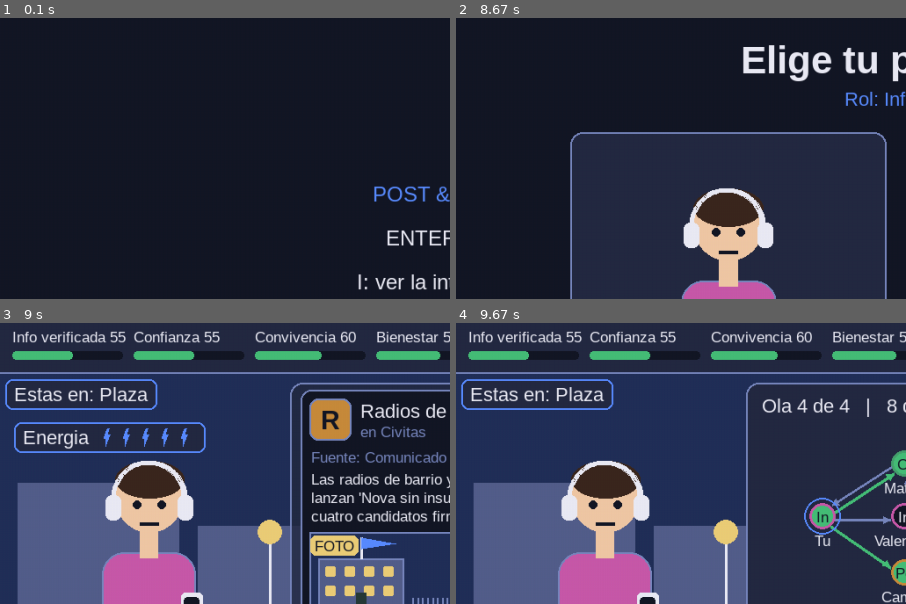
Above: before the commit, frames 1-4 (two rows, left to right).
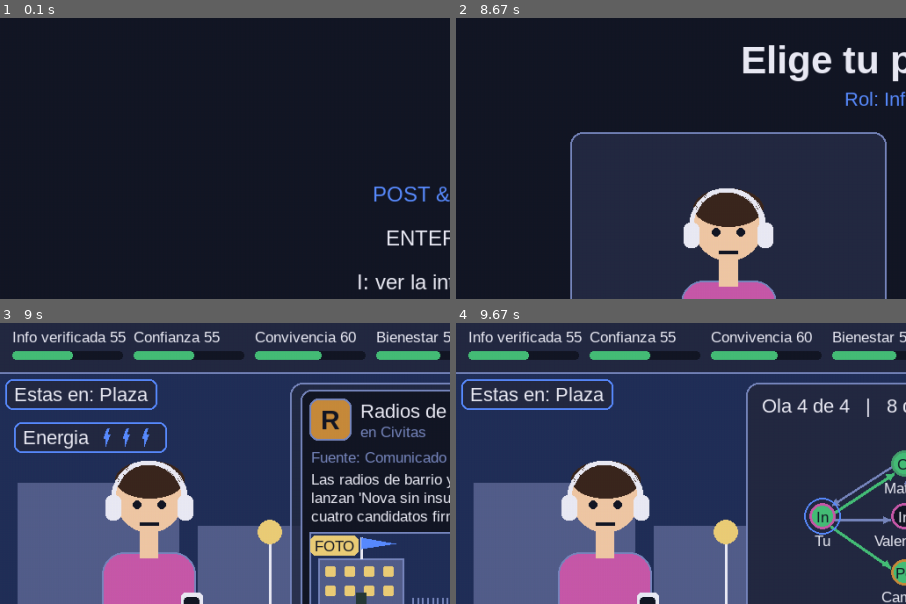
Above: after the commit, the same moments.

Repository: Jsvarela/POST-TRUTH
Game: pygame game, started from src/main.py
Same seed, same stepped clock (60 frames per second), same inputs: the game is played once before the commit and once after it.
Inputs (mouse positions are % of the whole screen's width and height, from its top left):
- Up to frame 1 (0.1 s): no input
- Up to frame 2 (8.67 s): tap Enter at 0.33 s; hold D 0.67-1.13 s; move the mouse to (82, 47) at 0.7 s; hold W 1.17-1.47 s; hold D 1.5-1.97 s; hold A 2-2.53 s; hold S 2.57-2.87 s; hold W 3.33-3.7 s; click (62, 59) at 3.78 s; hold S 4.73-5.1 s; move the mouse to (26, 30) at 4.77 s; hold A 5.13-5.6 s; move the mouse to (45, 76) at 5.17 s; hold D 5.63-6.1 s; move the mouse to (50, 62) at 5.67 s; hold W 6.13-6.43 s; move the mouse to (88, 88) at 6.17 s; hold A 6.97-7.5 s; move the mouse to (70, 42) at 7 s; hold S 7.53-7.83 s; move the mouse to (85, 76) at 7.57 s; hold A 7.87-8.27 s; move the mouse to (81, 48) at 7.9 s; click "3. Influencer" at 8.35 s
- Up to frame 3 (9 s): click "1. Hombre" at 8.68 s
- Up to frame 4 (9.67 s): click "1. Apoyar el pacto" at 9.02 s; click "Saltar animacion (Enter)" at 9.35 s
The pictures show only the part of the screen within x 0-50%, y 0-50%; the shares and areas given below are measured in that part.

Frames 1-2 are identical in both runs. In frame 3, 0.3% of the frame differs, in the area x 35-46%, y 35-47%; in frame 4, nothing differs.

Commit message:
Balance: energia 3, verificar a ciegas rinde 15%, reporte con pruebas parciales 30%, tope de desinformacion 24
Valores elegidos con tools/balance.py (300 partidas por politica): ignorar y compartir pierden,
verificar a ciegas queda en medio (~50%) e investigar con criterio gana ~85-90%. Los mensajes de
respaldo leen los porcentajes de FUERZA_VERIFICAR.

Diff:
--- a/src/post_truth/models/pistas.py
+++ b/src/post_truth/models/pistas.py
@@ -28,7 +28,7 @@
 from enum import Enum
 from typing import Iterable
 
-ENERGIA_POR_NOTICIA = 5     # puntos que se recargan al abrir cada publicacion: sirven para revisar la tarjeta Y para viajar
+ENERGIA_POR_NOTICIA = 3     # puntos que se recargan al abrir cada publicacion: sirven para revisar la tarjeta Y para viajar
 COSTO_MIN, COSTO_MAX = 1, 3
 
 
--- a/src/post_truth/structures/grafo_social.py
+++ b/src/post_truth/structures/grafo_social.py
@@ -40,7 +40,7 @@
 # Efecto de una propagacion segun cuantas personas alcanza (n): cada efecto es COEFICIENTE * n con un TOPE,
 # para que una sola publicacion no decida la partida. Son las perillas de balance (ver tools/balance.py).
 # Falsa: desinformacion, conflictos, confianza perdida y puntaje perdido -> (coeficiente, tope)
-PROPAGACION_FALSA = {"desinformacion": (1.5, 12), "conflictos": (0.8, 8), "confianza": (0.7, 8), "puntaje": (1.0, 10)}
+PROPAGACION_FALSA = {"desinformacion": (3.5, 24), "conflictos": (0.8, 8), "confianza": (0.7, 8), "puntaje": (1.0, 10)}
 # Verdadera: informacion verificada, confianza, convivencia y puntaje ganados -> (coeficiente, tope)
 PROPAGACION_VERDADERA = {"verificada": (1.2, 10), "confianza": (0.5, 6), "convivencia": (0.3, 4), "puntaje": (1.0, 10)}
 
--- a/src/post_truth/structures/propagacion.py
+++ b/src/post_truth/structures/propagacion.py
@@ -17,8 +17,8 @@
     nivel 0 = nada, 1 = solo pistas de la tarjeta, 2 = evidencia de campo (del mapa de la ciudad).
 
                  Verificar (efecto sobre beneficios y friccion)      Reportar
-    nivel 0      50%                                                 rechazado: no pasa nada y baja la confianza
-    nivel 1      75%                                                 limita al autor (le baja el peso a sus conexiones)
+    nivel 0      15%                                                 rechazado: no pasa nada y baja la confianza
+    nivel 1      40%                                                 limita al autor (le baja el peso a sus conexiones)
     nivel 2      100%                                                aceptado: se cortan las conexiones del autor
 
 El respaldo solo atenua los efectos BENEFICIOSOS (ver Impact.atenuar_beneficios); los perjuicios de
@@ -37,9 +37,10 @@
 FRENO_CONTACTOS = 0.6   # y el de las aristas de sus contactos directos (contencion a 2 saltos)
 
 # Fraccion de efecto segun el respaldo (0, 1 o 2) de cada accion
-FUERZA_VERIFICAR = {0: 0.5, 1: 0.75, 2: 1.0}
-FUERZA_REPORTAR = {0: 0.0, 1: 0.6, 2: 1.0}
-FACTOR_LIMITE_REPORTE = 0.5          # con respaldo 1, las conexiones del autor pierden la mitad de su peso
+# Balance (tools/balance.py): verificar a ciegas rinde casi nada, asi que investigar si vale la energia
+FUERZA_VERIFICAR = {0: 0.15, 1: 0.4, 2: 1.0}
+FUERZA_REPORTAR = {0: 0.0, 1: 0.3, 2: 1.0}
+FACTOR_LIMITE_REPORTE = 0.6          # con respaldo 1, las conexiones del autor conservan el 60% de su peso
 REPORTE_INFUNDADO = Impact(trust=-3, score=-2)   # reportar sin ninguna prueba: la plataforma lo rechaza
 
 UMBRAL_FALSA = 50       # truth_level por debajo de esto se trata como noticia falsa (rumor, fake, manipulada)
@@ -56,12 +57,12 @@
 
 
 def fuerza_verificar(respaldo: int) -> float:
-    """Fraccion (0.5, 0.75 o 1.0) del efecto de Verificar segun el respaldo reunido."""
+    """Fraccion (FUERZA_VERIFICAR: 0.15, 0.4 o 1.0) del efecto de Verificar segun el respaldo reunido."""
     return FUERZA_VERIFICAR[_nivel(respaldo)]
 
 
 def fuerza_reportar(respaldo: int) -> float:
-    """Fraccion (0, 0.6 o 1.0) de los beneficios de Reportar segun el respaldo reunido."""
+    """Fraccion (FUERZA_REPORTAR: 0, 0.3 o 1.0) de los beneficios de Reportar segun el respaldo reunido."""
     return FUERZA_REPORTAR[_nivel(respaldo)]
 
 
@@ -70,13 +71,17 @@
     return _nivel(respaldo) == 0
 
 
+def _pct(fuerza: float) -> int:
+    return round(100 * fuerza)
+
+
 def mensaje_respaldo(tipo: str, respaldo: int) -> str:
     """Frase que explica al jugador como pesaron sus pruebas en Verificar o Reportar ("" para otras acciones)."""
     n = _nivel(respaldo)
     if tipo == VERIFICAR:
         return {2: "Tu verificacion se apoyo en evidencia de campo: efecto completo.",
-                1: "Solo contaste con pistas de la tarjeta: la verificacion rinde al 75%.",
-                0: "Verificaste sin pruebas concretas: la verificacion rinde al 50%."}[n]
+                1: f"Solo contaste con pistas de la tarjeta: la verificacion rinde al {_pct(FUERZA_VERIFICAR[1])}%.",
+                0: f"Verificaste sin pruebas concretas: la verificacion rinde al {_pct(FUERZA_VERIFICAR[0])}%."}[n]
     if tipo == REPORTAR:
         return {2: "Reporte aceptado: se cortaron las conexiones del autor.",
                 1: "Reporte con pruebas parciales: se limito al autor, pero sigue difundiendo.",
--- a/tests/test_evidencia_modelo.py
+++ b/tests/test_evidencia_modelo.py
@@ -169,9 +169,9 @@
 
 class FuerzaYEfectoTest(unittest.TestCase):
     def test_tablas_de_fuerza(self) -> None:
-        self.assertEqual([fuerza_verificar(n) for n in (0, 1, 2)], [0.5, 0.75, 1.0])
-        self.assertEqual([fuerza_reportar(n) for n in (0, 1, 2)], [0.0, 0.6, 1.0])
-        self.assertEqual((fuerza_verificar(-3), fuerza_verificar(9)), (0.5, 1.0))   # se acota a 0..2
+        self.assertEqual([fuerza_verificar(n) for n in (0, 1, 2)], [0.15, 0.4, 1.0])
+        self.assertEqual([fuerza_reportar(n) for n in (0, 1, 2)], [0.0, 0.3, 1.0])
+        self.assertEqual((fuerza_verificar(-3), fuerza_verificar(9)), (0.15, 1.0))   # se acota a 0..2
         self.assertEqual((FUERZA_VERIFICAR[2], FUERZA_REPORTAR[0]), (1.0, 0.0))
         self.assertTrue(reporte_rechazado(0))
         self.assertFalse(reporte_rechazado(1))
--- a/tests/test_viajes_escena.py
+++ b/tests/test_viajes_escena.py
@@ -13,6 +13,7 @@
 from post_truth.controllers.escena_state import CONSECUENCIA, DECIDIENDO, PROPAGACION
 from post_truth.models.pistas import ENERGIA_POR_NOTICIA
 from post_truth.pygame_app import App
+from post_truth.structures.propagacion import FUERZA_VERIFICAR
 from post_truth.views.escena_view import RECT_MAPA, RECT_TARJETA
 from post_truth.views.mapa_view import _posiciones
 from post_truth.views.tarjeta_civitas_view import _layout
@@ -110,10 +111,10 @@
     def test_se_puede_ir_a_cualquier_zona_no_solo_a_las_vecinas(self) -> None:
         escena = self._escena()
         escena.zona = "colegio"
-        self._ir(escena, "alcaldia")                           # Colegio y Alcaldia no son vecinas: Colegio - Plaza - Alcaldia
-        self.assertEqual(escena.zona, "alcaldia")
-        self.assertEqual(escena.ruta_vista, ("colegio", "plaza", "alcaldia"))
-        self.assertEqual(escena.investigacion.energia, ENERGIA_POR_NOTICIA - 4)
+        self._ir(escena, "parque")                             # Colegio y Parque no son vecinos: Colegio - Barrio - Parque
+        self.assertEqual(escena.zona, "parque")
+        self.assertEqual(escena.ruta_vista, ("colegio", "barrio", "parque"))
+        self.assertEqual(escena.investigacion.energia, ENERGIA_POR_NOTICIA - 2)
 
     def test_el_costo_es_el_del_camino_mas_corto_no_el_de_menos_saltos(self) -> None:
         """Barrio -> Plaza: la via directa (1 salto) cuesta 3; por el Parque (2 saltos) cuesta 2."""
@@ -133,10 +134,9 @@
 
     def test_un_viaje_largo_se_come_casi_toda_la_energia_y_obliga_a_elegir(self) -> None:
         escena = self._escena()
-        escena.zona = "alcaldia"
-        self._ir(escena, "barrio")                             # costo 4 de 5
+        self._ir(escena, "alcaldia")                           # desde la Plaza: costo 2 de 3
         self.assertEqual(escena.investigacion.energia, 1)
-        self.assertTrue(escena.investigacion.esta_descubierta("testigo-vecina"))
+        self.assertTrue(escena.investigacion.esta_descubierta("acta-del-consejo"))
         tecla(self.app, pygame.K_a)                            # y aun alcanza para 1 pista barata de la tarjeta
         self.assertEqual(escena.investigacion.energia, 0)
 
@@ -149,12 +149,13 @@
 
     def test_volver_a_un_lugar_ya_revisado_no_repite_la_evidencia(self) -> None:
         escena = self._escena()
-        self._ir(escena, "colegio")                    # 2 (revela al testigo de la directora)
+        escena.zona = "barrio"                         # Barrio y Colegio son vecinos (cuesta 1)
+        self._ir(escena, "colegio")                    # 1 (revela al testigo de la directora)
         self._ir(escena, "barrio")                     # 1 (revela a la vecina)
         self._ir(escena, "colegio")                    # 1 (vuelve: ya estaba revisado)
         self.assertEqual(escena.investigacion.descubiertas, ["testigo-directora", "testigo-vecina"])
         self.assertIn("Ya habias revisado", escena.dialogo.texto)
-        self.assertEqual(escena.investigacion.energia, ENERGIA_POR_NOTICIA - 4)
+        self.assertEqual(escena.investigacion.energia, ENERGIA_POR_NOTICIA - 3)
 
     def test_la_ruta_bajo_el_mouse_se_muestra_con_su_costo_sin_viajar(self) -> None:
         escena = self._escena()
@@ -227,18 +228,21 @@
         self.assertEqual(escena.fase, CONSECUENCIA)
         return escena.impacto.verified_information
 
-    def test_verificar_rinde_50_75_o_100_segun_el_respaldo(self) -> None:
+    def test_verificar_rinde_segun_el_respaldo(self) -> None:
         nada = self._verificar(lambda e: None)
         tarjeta = self._verificar(lambda e: tecla(self.app, pygame.K_a))             # pista de la tarjeta
         campo = self._verificar(lambda e: self._ir(e, "colegio"))                   # evidencia de campo
-        self.assertEqual((nada, tarjeta, campo), (6, 9, 12))
+        esperado = tuple(round(12 * FUERZA_VERIFICAR[n]) for n in (0, 1, 2))     # la accion base da 12
+        self.assertEqual((nada, tarjeta, campo), esperado)
+        self.assertLess(nada, tarjeta)
+        self.assertLess(tarjeta, campo)
 
     def test_verificar_funciona_sin_ir_a_ningun_lugar_pero_a_medias(self) -> None:
         escena = self._escena()
         self._decidir(escena, "verificar")
         self.assertIn(escena.fase, (PROPAGACION, CONSECUENCIA))
         self._terminar_propagacion(escena)
-        self.assertIn("50%", escena.dialogo.texto)
+        self.assertIn(f"{round(100 * FUERZA_VERIFICAR[0])}%", escena.dialogo.texto)
 
     def test_reportar_sin_pruebas_se_rechaza_sin_animacion_y_resta_confianza(self) -> None:
         escena = self._escena()
